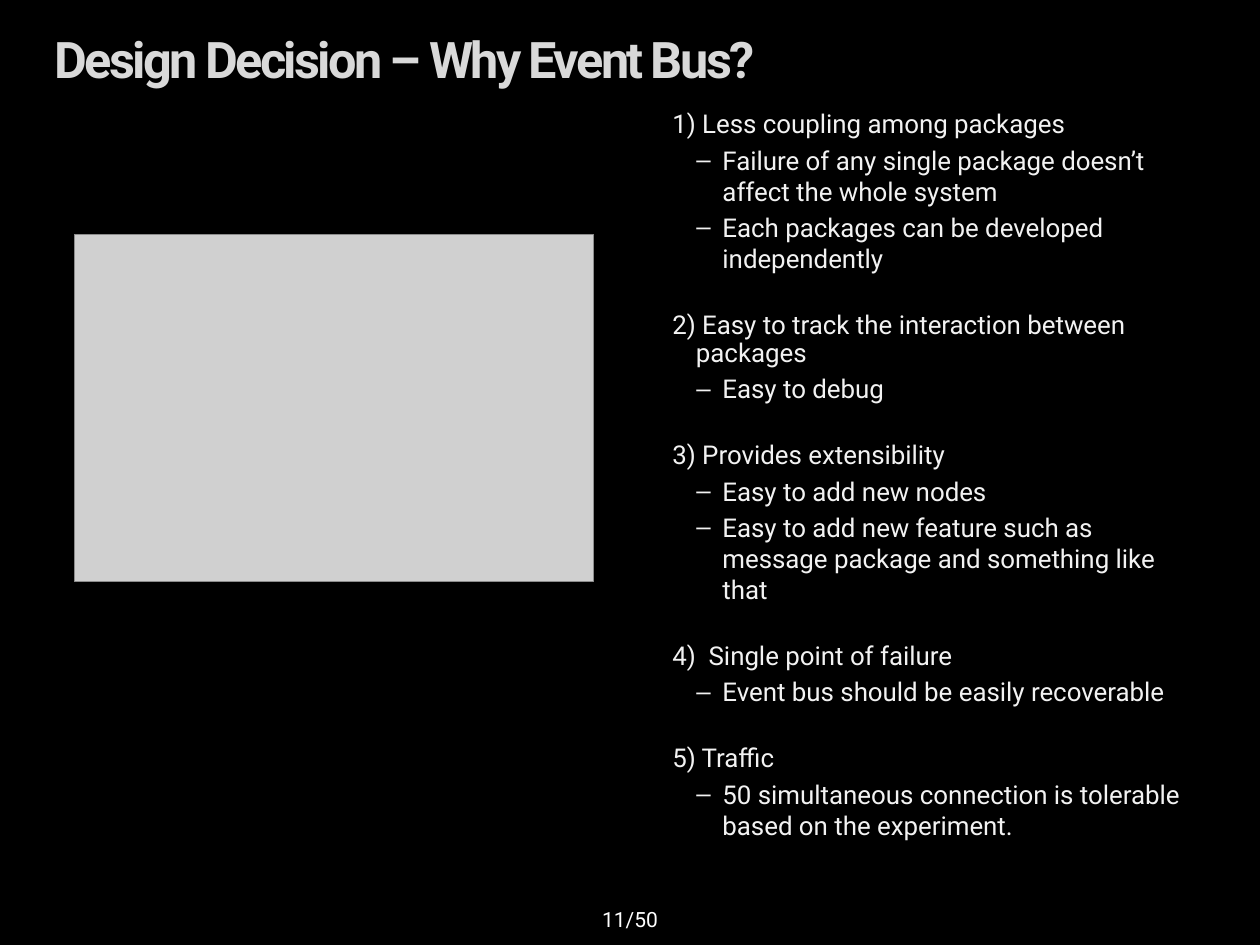
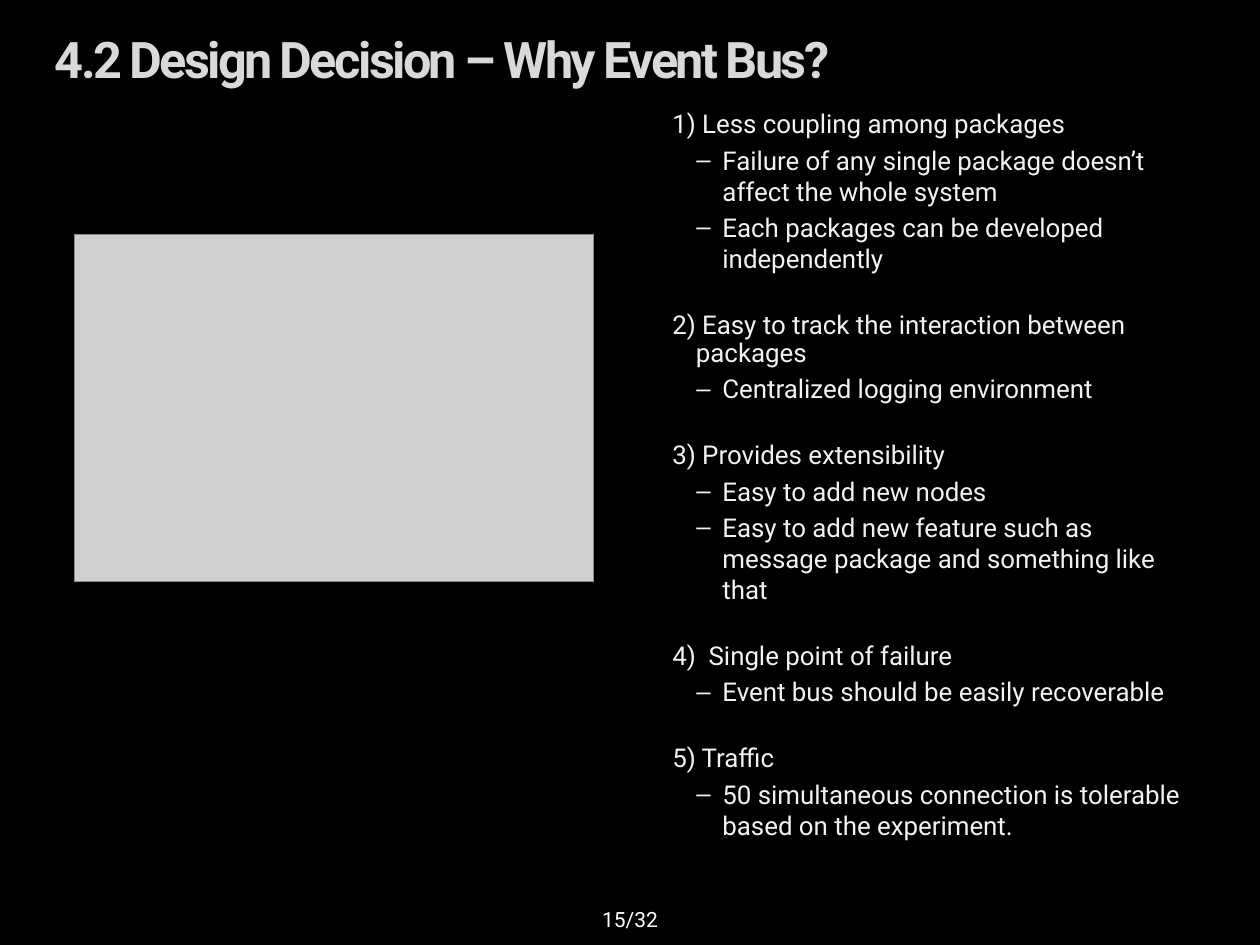
Before and after one commit to youkkwon/smarthome, a slide deck: slide 15 of doc/Docs/IoT System Final Presentation_0624.pptx (slide 11 before the commit). Drawn at 1260x945 pixels with LibreOffice and Linux fonts; fonts in the diff are those of the drawing; grey boxes stand for pictures; background and template pictures are left out. Boxes give left, top, right and bottom in pixels: in the first picture for what was removed or moved away, otherwise in the second. Text is boxed around its words. In the diff, an @@ line names an element or a change of style, - is before the commit and + after.

```diff
--- a/doc/Docs/IoT System Final Presentation_0624.pptx
+++ b/doc/Docs/IoT System Final Presentation_0624.pptx
@@ title at (55, 40, 830, 89): text changed @@
-Design Decision – Why Event Bus?
+4.2 Design Decision – Why Event Bus?
@@ text at (722, 378, 1092, 404): text changed @@
-  – Easy to debug
+  – Centralized logging environment
@@ page number at (602, 912, 658, 929): text changed @@
-11/50
+15/32
```
Also in this commit, not shown: 17 other slides changed, 9 slides added.
